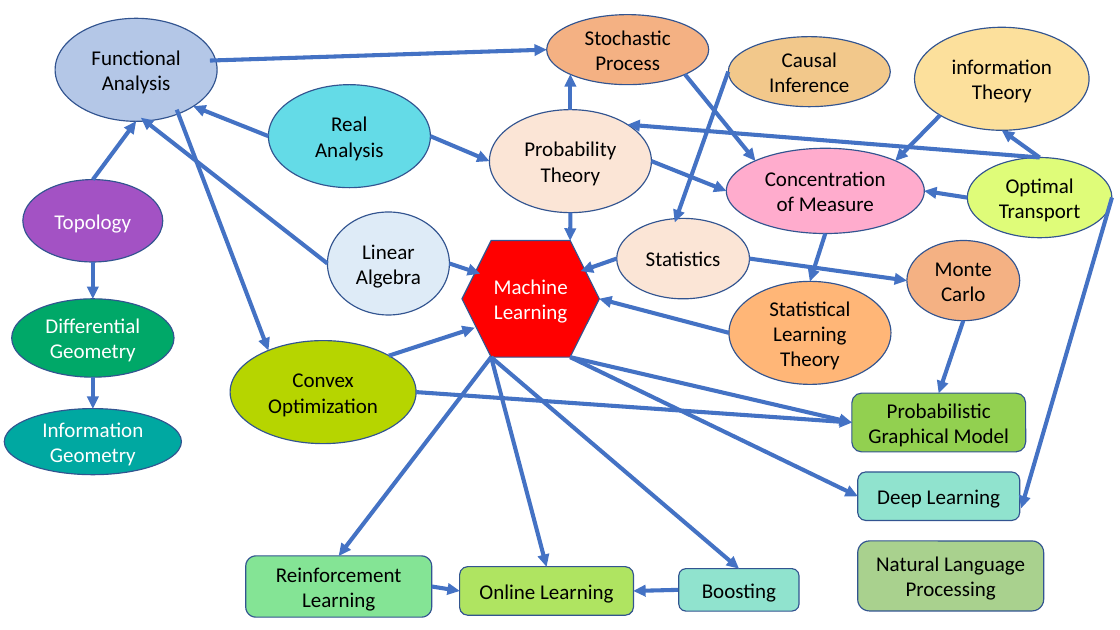
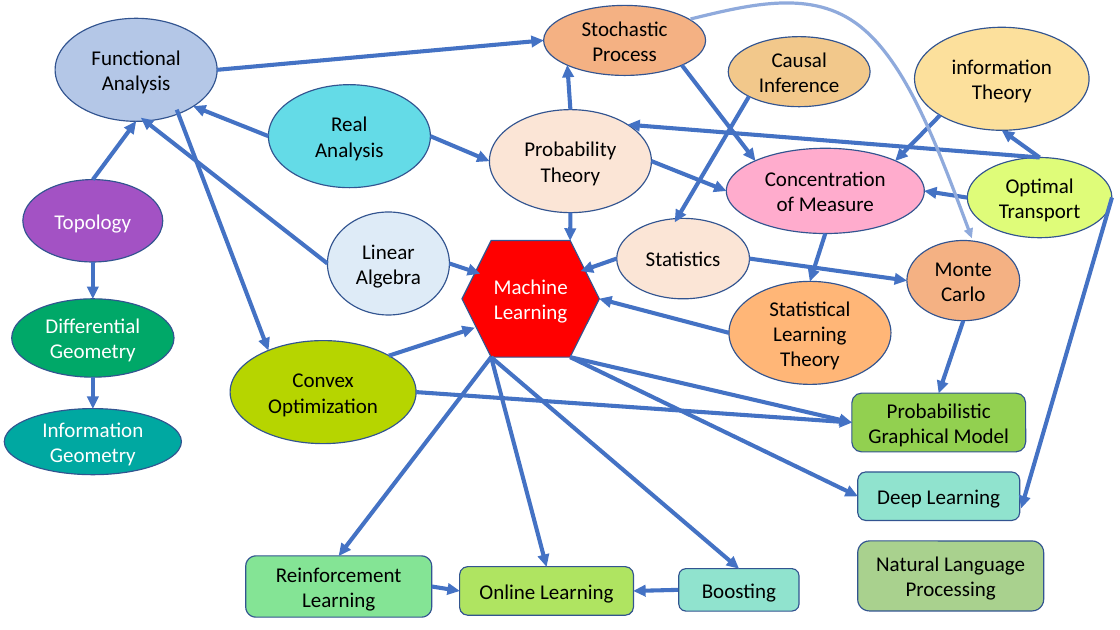
Before and after one commit to TianpeiLuke/SelfStudyNotes, a slide deck: slide 1 of knowledge_graph.pptx. Drawn at 1120x630 pixels with LibreOffice and Linux fonts; fonts in the diff are those of the drawing. Boxes give left, top, right and bottom in pixels: in the first picture for what was removed or moved away, otherwise in the second. Text is boxed around its words. In the diff, an @@ line names an element or a change of style, - is before the commit and + after.

```diff
--- a/knowledge_graph.pptx
+++ b/knowledge_graph.pptx
@@ ellipse "Stochastic Process": place and size @@
-ellipse "Stochastic Process" at bbox=[547, 14, 709, 84]
+ellipse "Stochastic Process" at bbox=[544, 5, 706, 75]
@@ freeform shape added at bbox=[691, 3, 972, 239], outline #8FAADC 2.75 pt @@
@@ arrow moved from (210, 60) - (547, 50) to (217, 70) - (544, 40) @@
@@ ellipse "Causal Inference": place and size @@
-ellipse "Causal Inference" at bbox=[728, 37, 891, 107]
+ellipse "Causal Inference" at bbox=[728, 37, 870, 107]
@@ arrow moved from (571, 109) - (571, 75) to (571, 109) - (567, 66) @@
@@ arrow moved from (685, 75) - (755, 160) to (682, 66) - (755, 160) @@
@@ arrow moved from (728, 71) - (675, 223) to (749, 97) - (675, 223) @@
```
Also in this commit, not shown: 1 other file.
